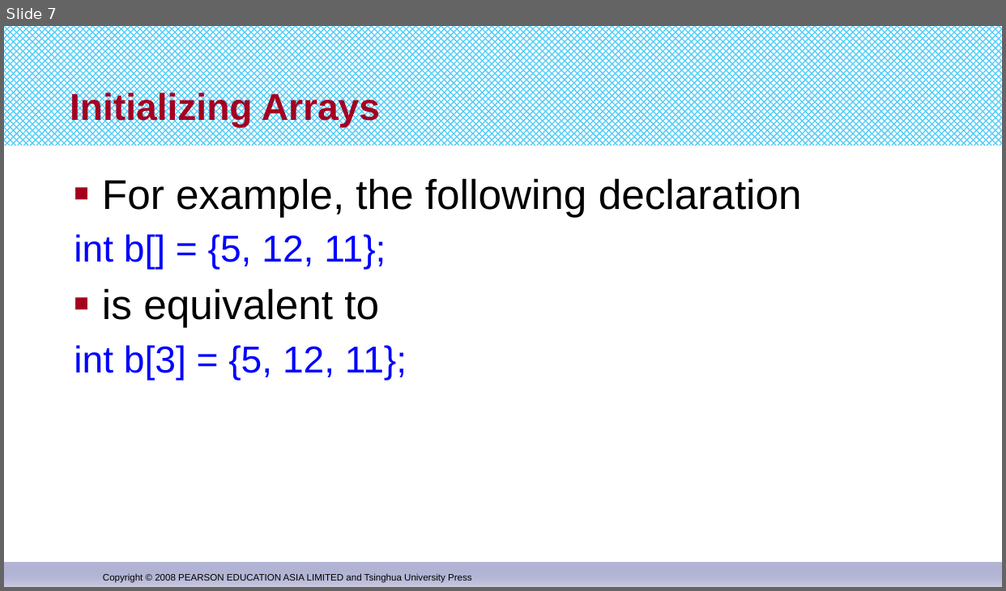
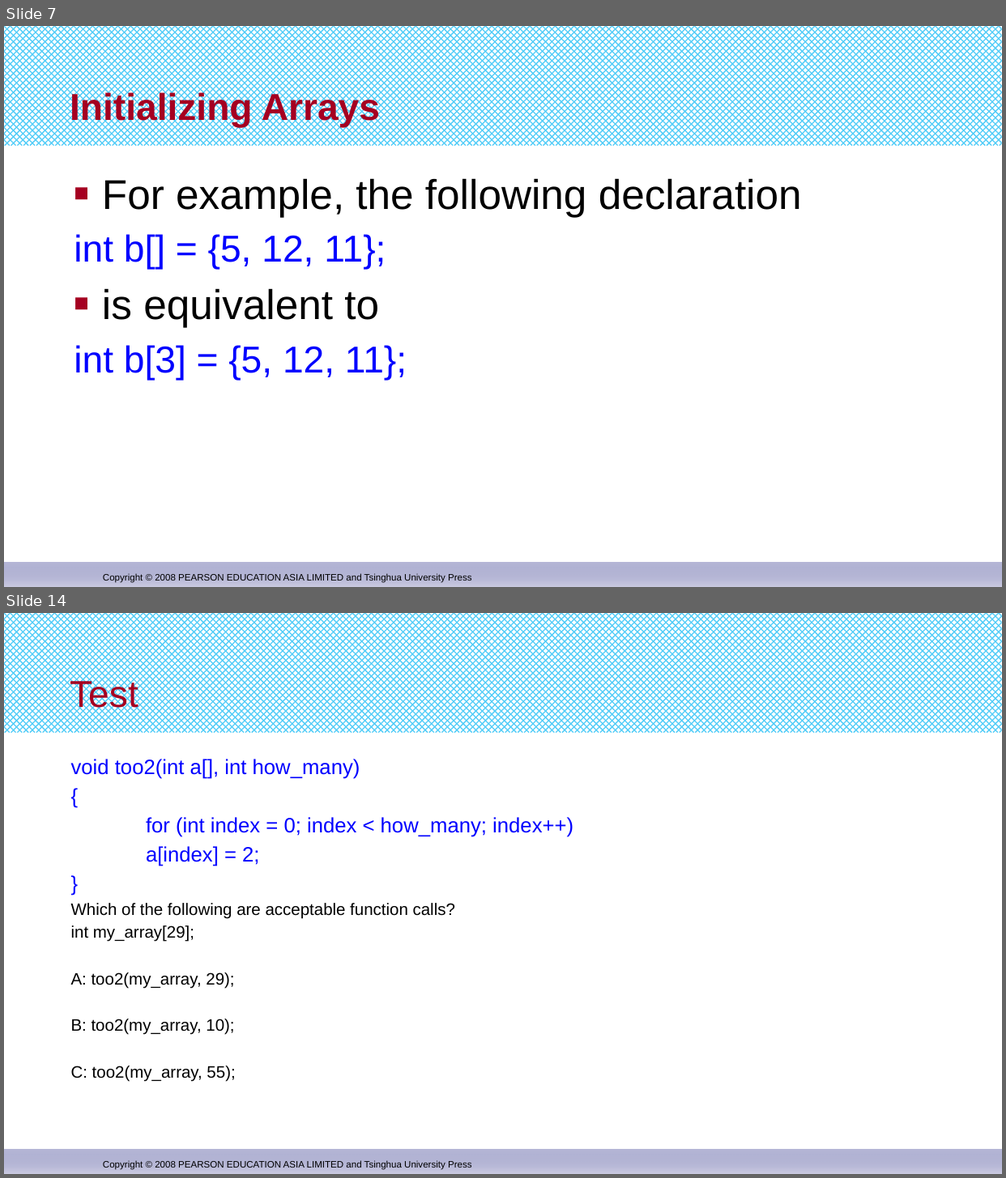
Before and after one commit to djuanbei/CPLUSPLUS, a slide deck: ppt/chapter 7.pptx. Shown one above the other, each under a label of ours: slide 7 before the commit, slides 7 and 14 after it; the slides between them are not shown. The pictures are 1006x591 and 1006x1178 pixels, drawn with LibreOffice and Linux fonts; fonts in the diff are those of the drawing. Boxes give left, top, right and bottom in pixels: in the first picture for what was removed or moved away, otherwise in the second. Text is boxed around its words. In the diff, an @@ line names an element or a change of style, - is before the commit and + after.

```diff
--- a/ppt/chapter 7.pptx
+++ b/ppt/chapter 7.pptx
@@ slide 14 added at <box>4,613,1002,1174</box>, background #FFFFFF; not listed: 3 template elements that a slide beside it also shows @@
@@ title added at <box>70,678,138,715</box>, 36 pt, text #A50021 @@
+Test
@@ text added at <box>71,759,573,1082</box>, 16 pt, text #000000 @@
+void too2(int a[], int how_many)
+{
+for (int index = 0; index < how_many; index++)
+a[index] = 2;
+}
+Which of the following are acceptable function calls?
+int my_array[29];
+A: too2(my_array, 29);
+B: too2(my_array, 10);
+C: too2(my_array, 55);
```
Also in this commit, not shown: 16 other slides added, 2 other files.
